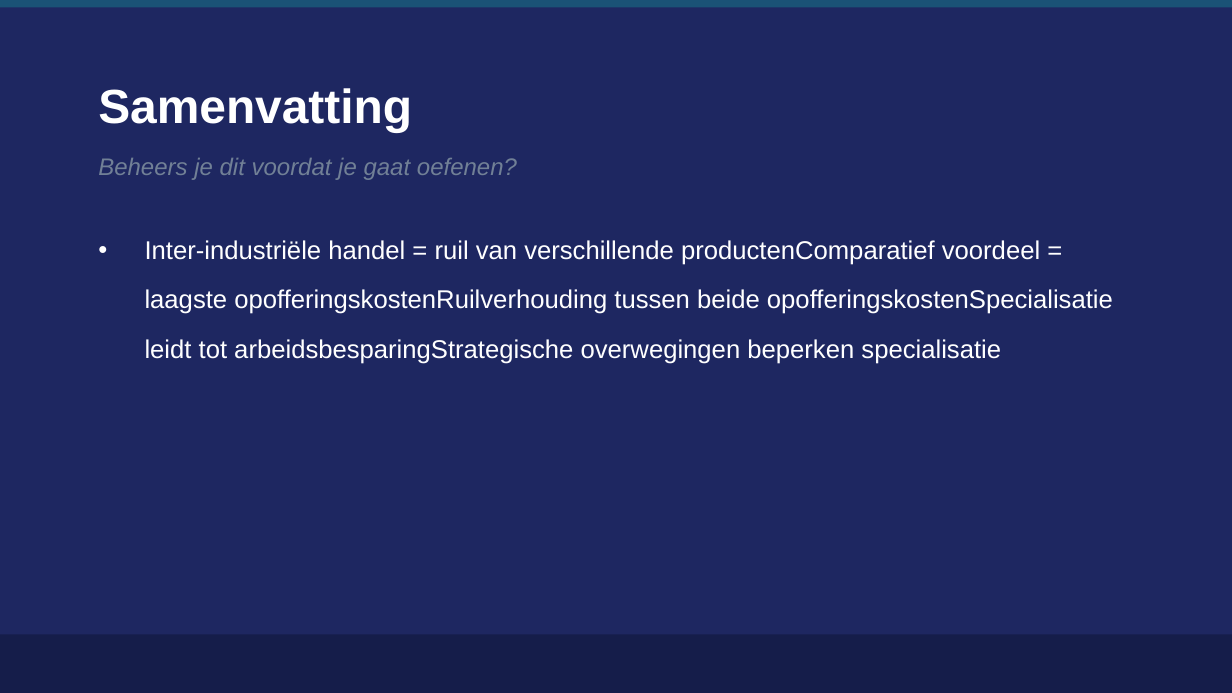
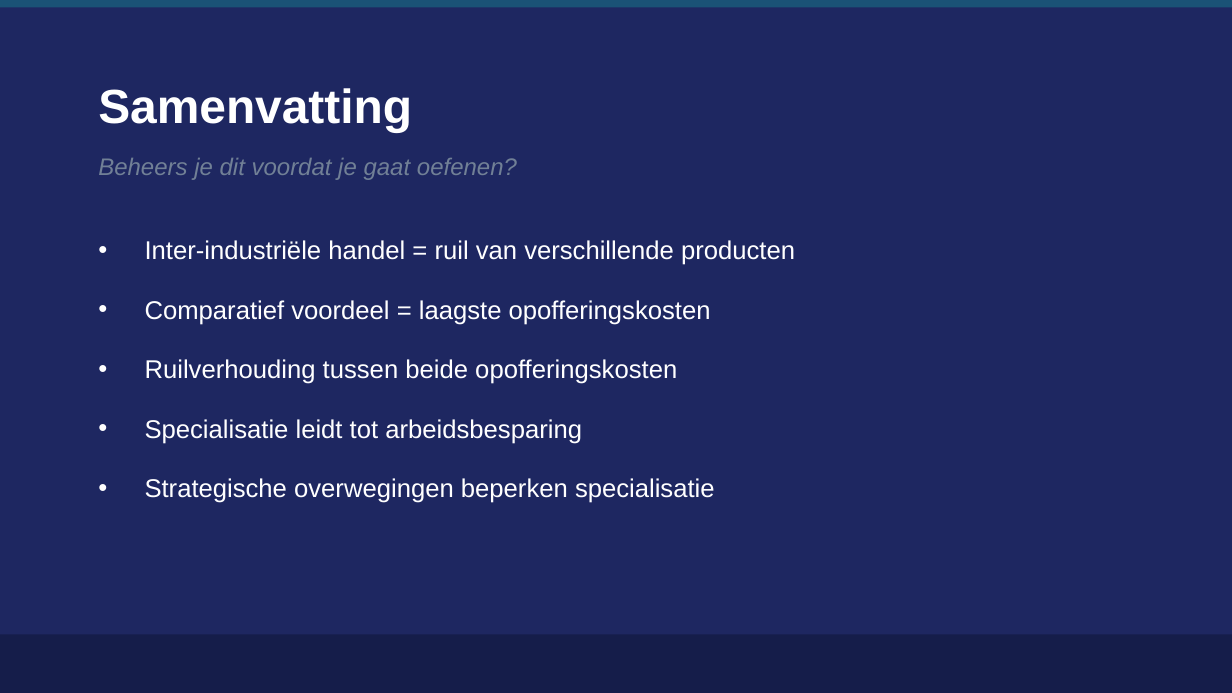
Before and after one commit to meijer1973/economie-vwo4-m3, a slide deck: slide 12 of 3.4 Hoofdstuk 4 - Internationale markten/3.4.2 Paragraaf 2 - Inter-industriele handel/2. Leren/3.4.2 Inter-industriele handel – presentatie.pptx. Drawn at 1232x693 pixels with LibreOffice and Linux fonts; fonts in the diff are those of the drawing. Boxes give left, top, right and bottom in pixels: in the first picture for what was removed or moved away, otherwise in the second. Text is boxed around its words. In the diff, an @@ line names an element or a change of style, - is before the commit and + after.

```diff
--- a/3.4 Hoofdstuk 4 - Internationale markten/3.4.2 Paragraaf 2 - Inter-industriele handel/2. Leren/3.4.2 Inter-industriele handel – presentatie.pptx
+++ b/3.4 Hoofdstuk 4 - Internationale markten/3.4.2 Paragraaf 2 - Inter-industriele handel/2. Leren/3.4.2 Inter-industriele handel – presentatie.pptx
@@ text at [145,240,795,503]: text changed @@
-• Inter-industriële handel = ruil van verschillende productenComparatief voordeel = laagste opofferingskostenRuilverhouding tussen beide opofferingskostenSpecialisatie leidt tot arbeidsbesparingStrategische overwegingen beperken specialisatie
+• Inter-industriële handel = ruil van verschillende producten
+• Comparatief voordeel = laagste opofferingskosten
+• Ruilverhouding tussen beide opofferingskosten
+• Specialisatie leidt tot arbeidsbesparing
+• Strategische overwegingen beperken specialisatie
```
Also in this commit, not shown: 19 other files.
